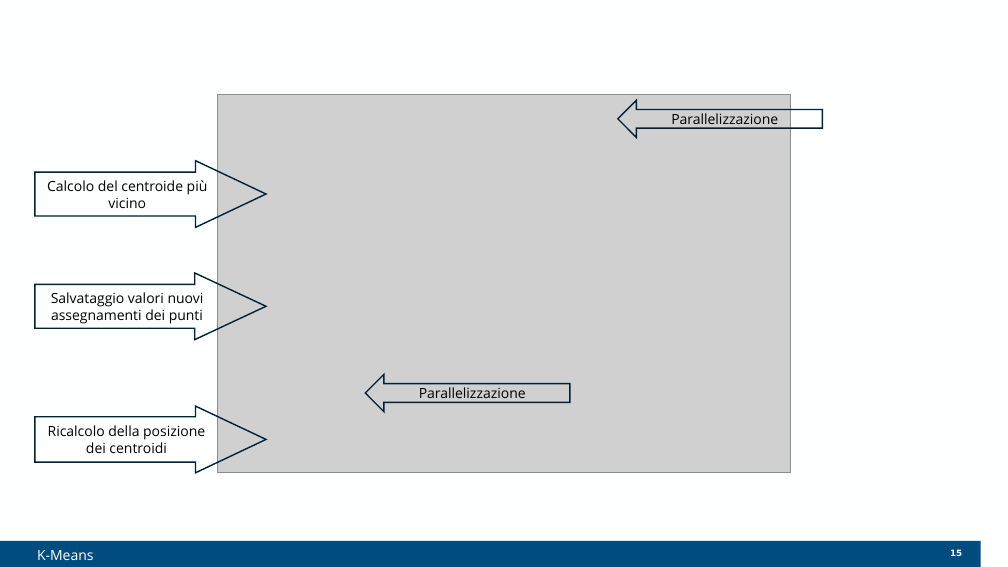
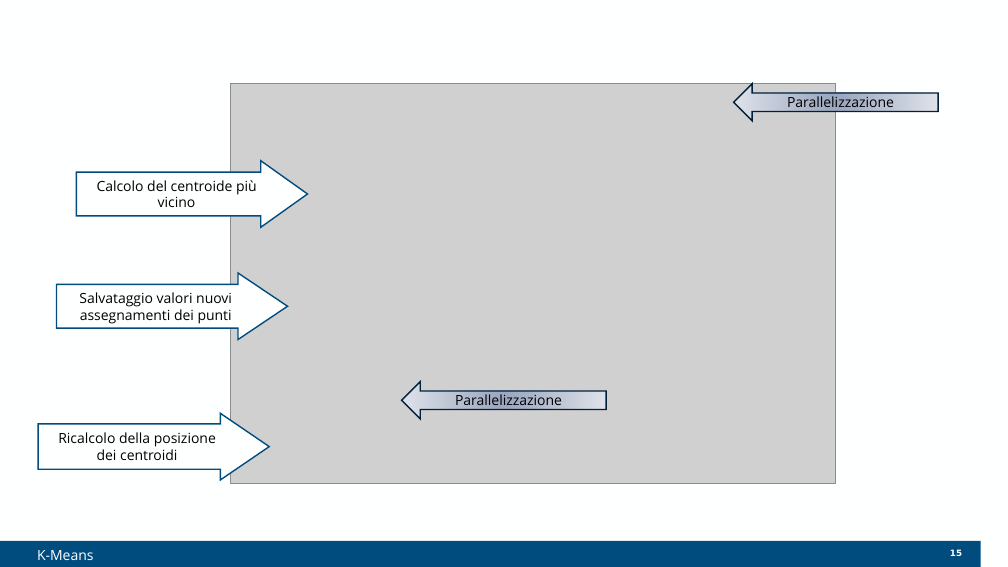
Before and after one commit to Elia-dev/ParallelProgramming, a slide deck: slide 15 of PPpresentation.pptx. Drawn at 1008x567 pixels with LibreOffice and Linux fonts; fonts in the diff are those of the drawing; grey boxes stand for pictures; background and template pictures are left out. Boxes give left, top, right and bottom in pixels: in the first picture for what was removed or moved away, otherwise in the second. Text is boxed around its words. In the diff, an @@ line names an element or a change of style, - is before the commit and + after.

```diff
--- a/PPpresentation.pptx
+++ b/PPpresentation.pptx
@@ picture resized from (x1=218, y1=94, x2=791, y2=473) to (x1=231, y1=84, x2=836, y2=483) @@
@@ left arrow "Parallelizzazione" at (x1=734, y1=84, x2=938, y2=121): fill none to gradient #98A5BE to #E0E3EA; proportions changed @@
@@ left arrow "Parallelizzazione" moved from (x1=618, y1=100, x2=823, y2=137) to (x1=734, y1=84, x2=938, y2=121) @@
@@ fill none to #FEFFFF; outline #002137 1 pt to #004C7E 1 pt; proportions changed in 3 elements at (x1=38, y1=413, x2=269, y2=480), (x1=56, y1=273, x2=287, y2=340), (x1=77, y1=160, x2=307, y2=227) @@
@@ right arrow "Calcolo del centroide più vicino" moved from (x1=35, y1=160, x2=266, y2=227) to (x1=77, y1=160, x2=307, y2=227) @@
@@ right arrow "Salvataggio valori nuovi assegnamenti dei ..." moved from (x1=35, y1=273, x2=266, y2=340) to (x1=56, y1=273, x2=287, y2=340) @@
@@ left arrow "Parallelizzazione" moved from (x1=365, y1=374, x2=570, y2=411) to (x1=402, y1=382, x2=607, y2=419) @@
@@ left arrow "Parallelizzazione" at (x1=402, y1=382, x2=607, y2=419): fill none to gradient #98A5BE to #E0E3EA; proportions changed @@
@@ right arrow "Ricalcolo della posizione dei centroidi" moved from (x1=35, y1=406, x2=266, y2=473) to (x1=38, y1=413, x2=269, y2=480) @@
```
Also in this commit, not shown: 27 other slides changed, 1 other file.
